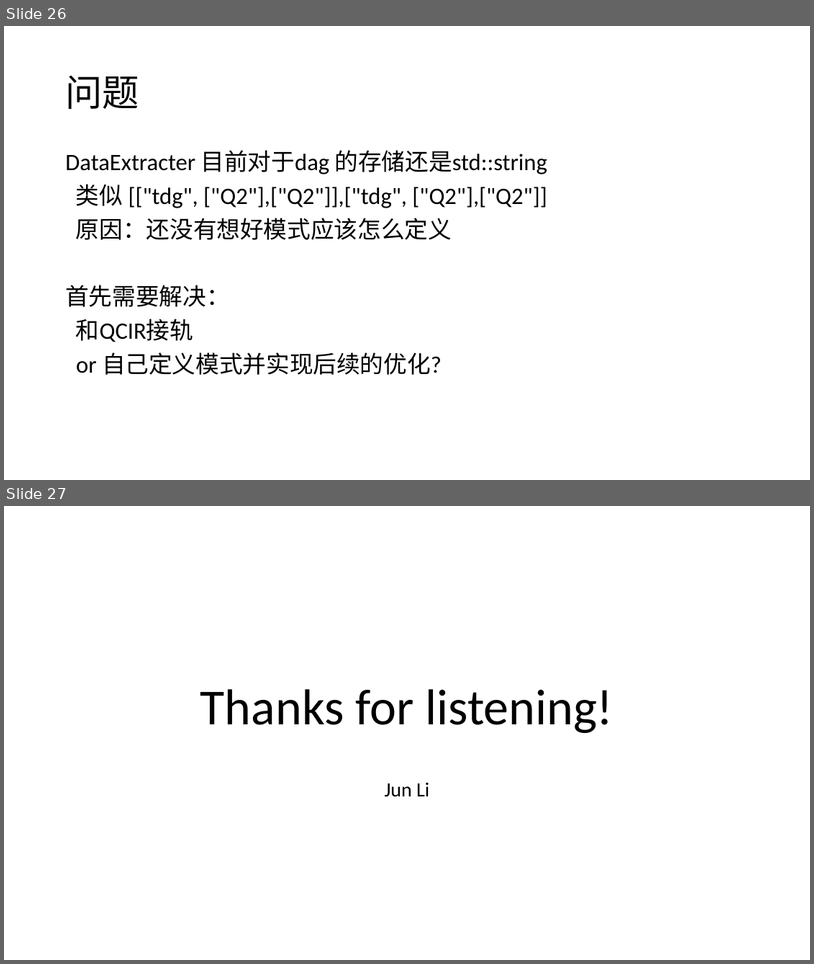
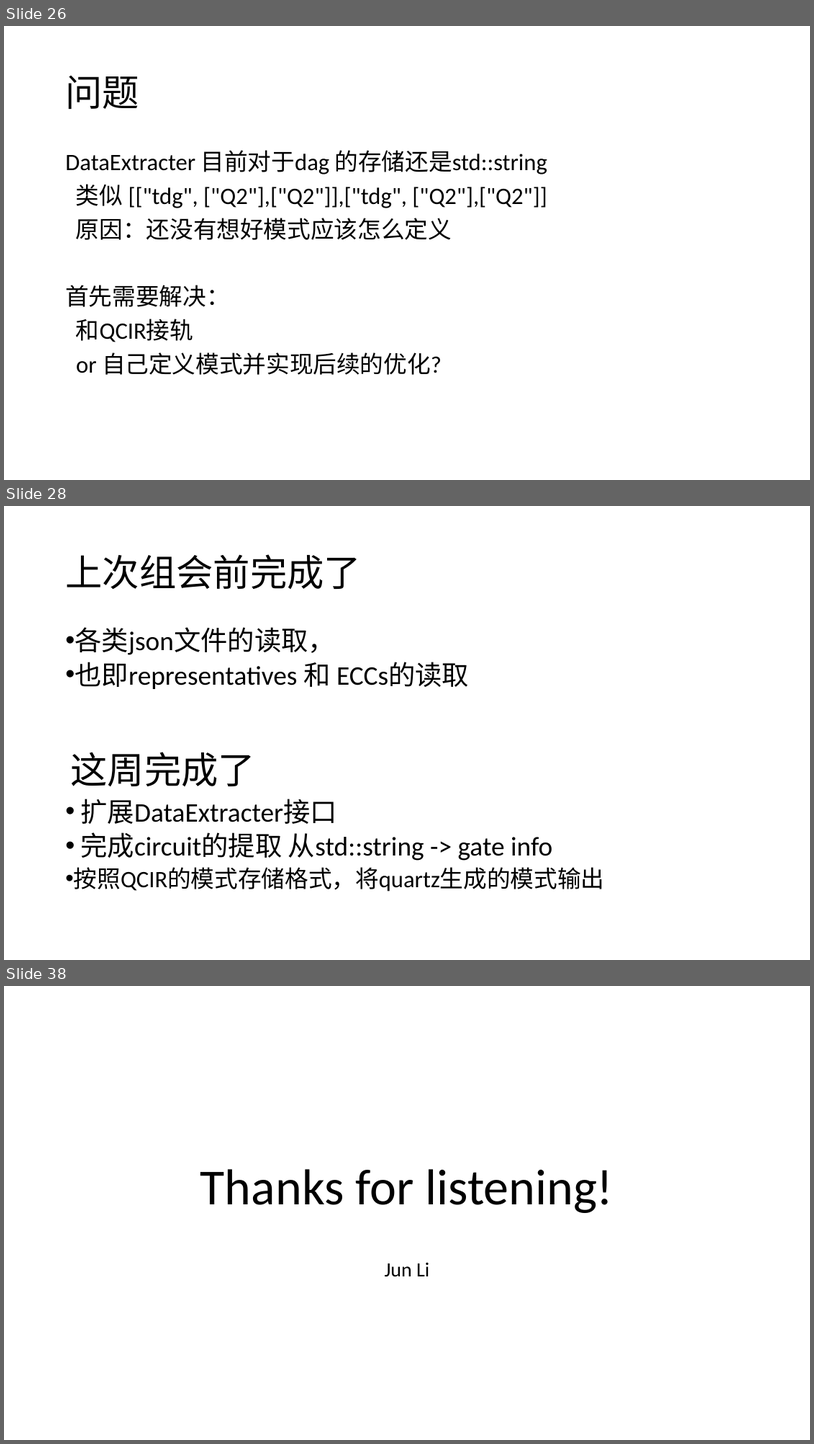
Before and after one commit to RosaryXiang/Pattern-Scheduler, a slide deck: Pattern Scheduler.pptx. Shown one above the other, each under a label of ours: slides 26 and 27 before the commit, slides 26, 28 and 38 after it; the slides between them are not shown. The pictures are 814x964 and 814x1444 pixels, drawn with LibreOffice and Linux fonts; fonts in the diff are those of the drawing. Boxes give left, top, right and bottom in pixels: in the first picture for what was removed or moved away, otherwise in the second. Text is boxed around its words. In the diff, an @@ line names an element or a change of style, - is before the commit and + after.

```diff
--- a/Pattern Scheduler.pptx
+++ b/Pattern Scheduler.pptx
@@ slide 28 added at bbox=[4, 506, 810, 960], background #FFFFFF @@
@@ title added at bbox=[65, 554, 361, 589], 44 pt, text #000000 @@
+上次组会前完成了
@@ text added at bbox=[74, 627, 605, 891], 32 pt, text #000000 @@
+• 各类json文件的读取，
+• 也即representatives 和 ECCs的读取
+• 扩展DataExtracter接口
+• 完成circuit的提取 从std::string -> gate info
+• 按照QCIR的模式存储格式，将quartz生成的模式输出
@@ text added at bbox=[71, 752, 256, 786], 44 pt, text #000000 @@
+这周完成了
@@ what was slide 27 is now slide 38 @@
```
Also in this commit, not shown: 10 other slides added, 10 other files.
